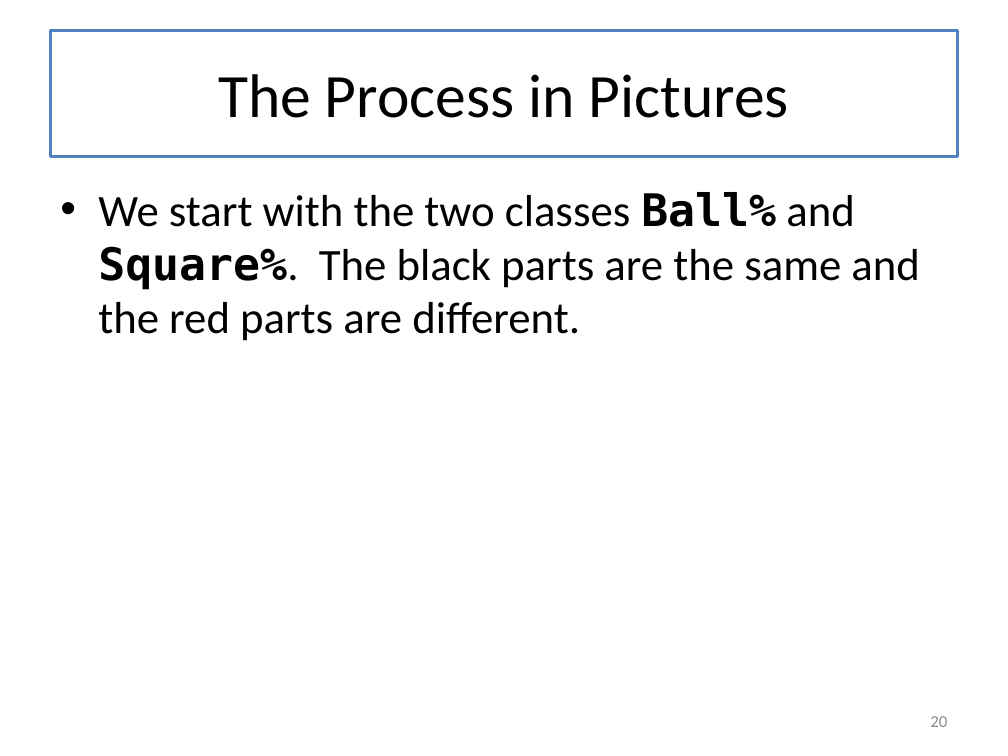
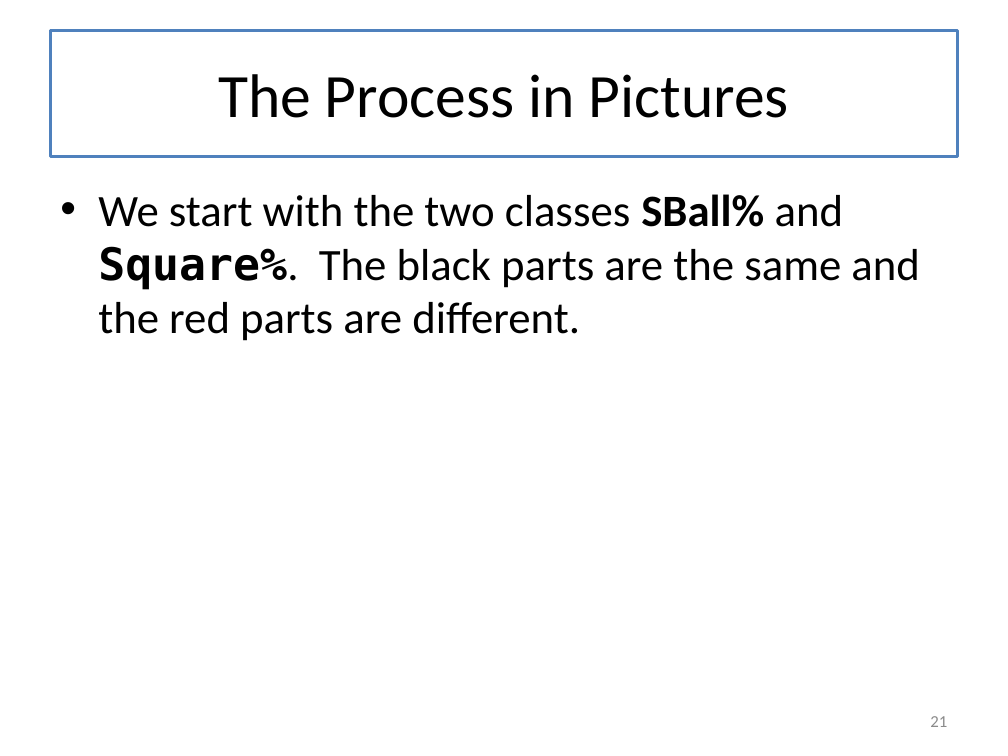
Before and after one commit to mwand/cs5010f16, a slide deck: slide 21 of Slides/Lesson 11.2 Using Inheritance to Share Implementations.pptx (slide 20 before the commit). Drawn at 1008x756 pixels with LibreOffice and Linux fonts; fonts in the diff are those of the drawing. Boxes give left, top, right and bottom in pixels: in the first picture for what was removed or moved away, otherwise in the second. Text is boxed around its words. In the diff, an @@ line names an element or a change of style, - is before the commit and + after.

```diff
--- a/Slides/Lesson 11.2 Using Inheritance to Share Implementations.pptx
+++ b/Slides/Lesson 11.2 Using Inheritance to Share Implementations.pptx
@@ text at [98,194,920,341]: text changed @@
-• We start with the two classes Ball% and Square%. The black parts are the same and the red parts are different.
+• We start with the two classes SBall% and Square%. The black parts are the same and the red parts are different.
@@ page number at [930,716,947,727]: text changed @@
-20
+21
```
Also in this commit, not shown: 20 other slides changed, 1 slide added, 14 other files.
